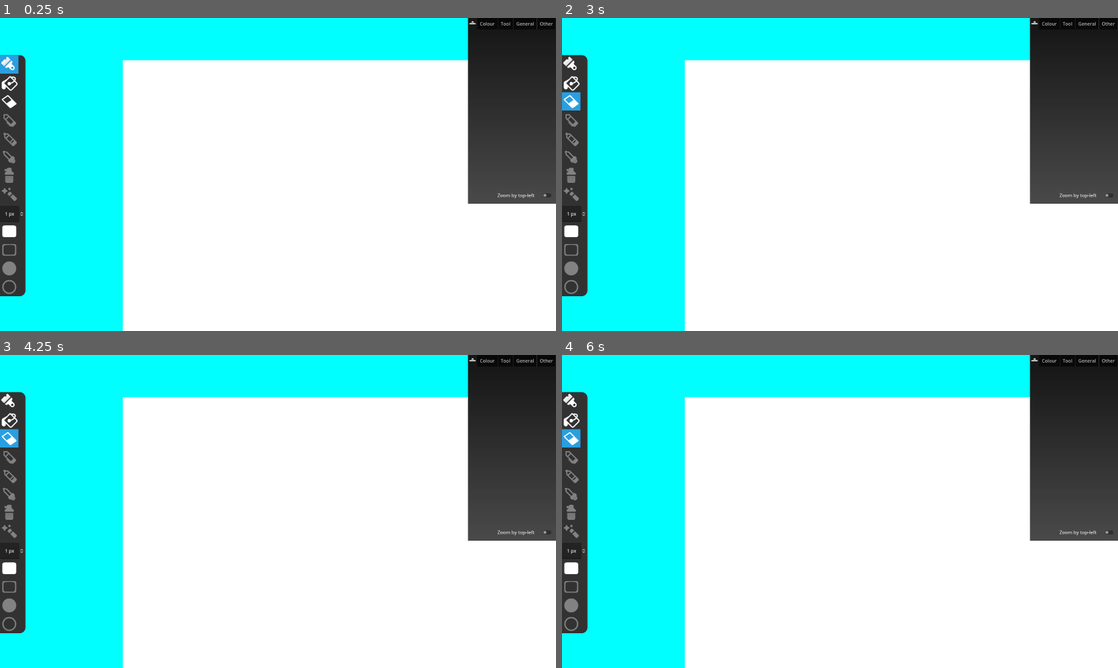
Above: before the commit, frames 1-4 (two rows, left to right).
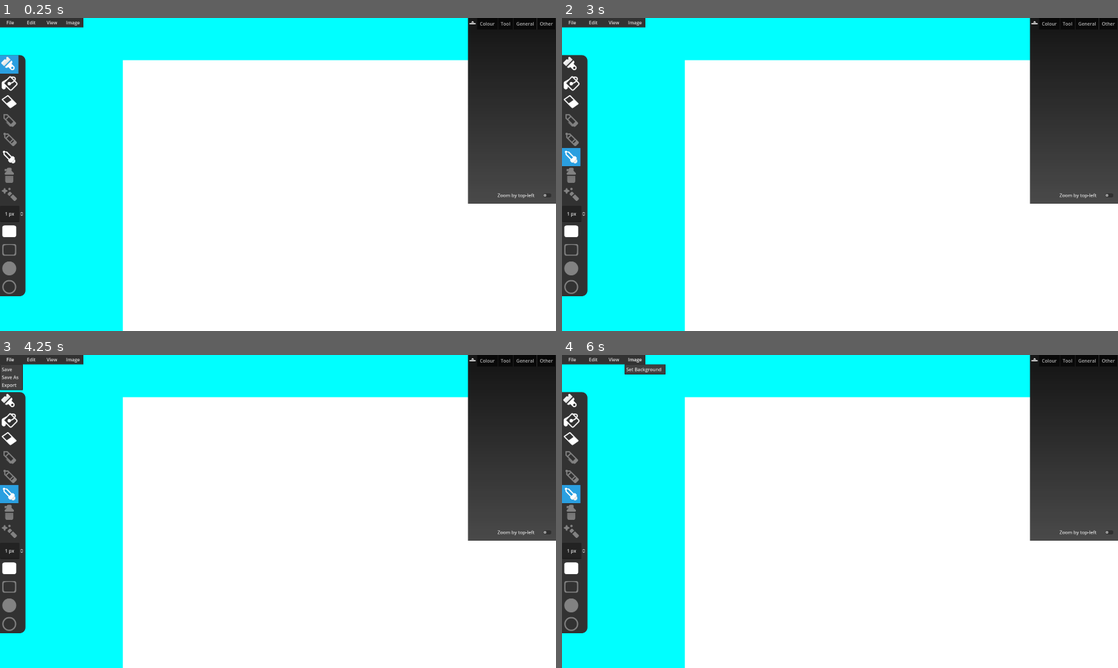
Above: after the commit, the same moments.

Repository: TheSteelCrow/SteelOS
Game: Godot game, scene res://Scenes/Experimental.tscn
Two runs of this game, one before a commit and one after it. Both use one fixed random seed, a clock stepped at 60 frames per second and the inputs below. This scene is started directly instead of the project's main scene.
Inputs (mouse positions are in pixels of both pictures, inside the frame that each line leads up to):
- Up to frame 1 (0.25 s): no input
- Up to frame 2 (3 s): click (573, 64) at 0.5 s; click (573, 83) at 1.25 s; click (573, 102) at 2.02 s; click (573, 155) at 2.77 s
- Up to frame 3 (4.25 s): click (11, 358) at 3.5 s, where only the run after the commit has a clickable "File"
- Up to frame 4 (6 s): click (595, 358) at 4.25 s, where only the run after the commit has a clickable "Edit"; click (612, 358) at 5 s, where only the run after the commit has a clickable "View"; click (634, 358) at 5.75 s, where only the run after the commit has a clickable "Image"

The runs differ from the first frame. In frame 1, 0.5% of the frame differs, in the area x 0-15%, y 0-47%; in frame 2, 0.8%; in frame 3, 1.2%, in the area x 0-15%, y 0-48%; in frame 4, 1.1%.

Commit message:
04 8 24
Continued image painter

Diff:
--- a/Scenes/Experimental.tscn
+++ b/Scenes/Experimental.tscn
@@ -35,6 +35,12 @@
 
 [sub_resource type="StyleBoxEmpty" id="StyleBoxEmpty_varbv"]
 
+[sub_resource type="StyleBoxFlat" id="StyleBoxFlat_1gnot"]
+bg_color = Color(0.195313, 0.195313, 0.195313, 1)
+
+[sub_resource type="StyleBoxFlat" id="StyleBoxFlat_tjdy3"]
+bg_color = Color(0.258824, 0.258824, 0.258824, 1)
+
 [node name="Experimental" type="Control"]
 layout_mode = 3
 anchors_preset = 15
@@ -102,7 +108,7 @@
 offset_bottom = 128.0
 texture_normal = ExtResource("3_q2kxw")
 
-[node name="TextureButton3" type="TextureButton" parent="ImageTesting/Buttons"]
+[node name="Eraser" type="TextureButton" parent="ImageTesting/Buttons"]
 layout_mode = 0
 offset_top = 128.0
 offset_right = 64.0
@@ -125,12 +131,11 @@
 disabled = true
 texture_normal = ExtResource("6_mpwuc")
 
-[node name="TextureButton6" type="TextureButton" parent="ImageTesting/Buttons"]
+[node name="Picker" type="TextureButton" parent="ImageTesting/Buttons"]
 layout_mode = 0
 offset_top = 320.0
 offset_right = 64.0
 offset_bottom = 384.0
-disabled = true
 texture_normal = ExtResource("7_31xox")
 
 [node name="TextureButton7" type="TextureButton" parent="ImageTesting/Buttons"]
@@ -208,10 +213,10 @@
 
 [node name="ColorPicker" type="ColorPicker" parent="ImageTesting/SideWindow/Colour"]
 layout_mode = 0
-offset_left = 48.0
-offset_top = 28.0
-offset_right = 318.0
-offset_bottom = 596.0
+offset_left = 104.0
+offset_top = 56.0
+offset_right = 346.0
+offset_bottom = 624.0
 color = Color(0, 0, 0, 1)
 
 [node name="Tool" type="Control" parent="ImageTesting/SideWindow"]
@@ -265,6 +270,61 @@
 theme_override_styles/focus = SubResource("StyleBoxEmpty_varbv")
 toggle_mode = true
 icon = ExtResource("3_ys8p0")
+
+[node name="Timer" type="Timer" parent="ImageTesting/SideWindow"]
+
+[node name="Panel" type="Panel" parent="ImageTesting"]
+layout_mode = 0
+offset_right = 288.0
+offset_bottom = 32.0
+theme_override_styles/panel = SubResource("StyleBoxFlat_1gnot")
+
+[node name="File" type="MenuButton" parent="ImageTesting/Panel"]
+layout_mode = 0
+offset_right = 72.0
+offset_bottom = 32.0
+theme_override_styles/normal = SubResource("StyleBoxFlat_tjdy3")
+text = "File"
+item_count = 3
+popup/item_0/text = "Save"
+popup/item_0/id = 0
+popup/item_1/text = "Save As"
+popup/item_1/id = 1
+popup/item_2/text = "Export"
+popup/item_2/id = 2
+
+[node name="Edit" type="MenuButton" parent="ImageTesting/Panel"]
+layout_mode = 0
+offset_left = 72.0
+offset_right = 144.0
+offset_bottom = 32.0
+theme_override_styles/normal = SubResource("StyleBoxFlat_tjdy3")
+text = "Edit"
+item_count = 1
+popup/item_0/text = "New"
+popup/item_0/id = 0
+
+[node name="View" type="MenuButton" parent="ImageTesting/Panel"]
+layout_mode = 0
+offset_left = 144.0
+offset_right = 216.0
+offset_bottom = 32.0
+theme_override_styles/normal = SubResource("StyleBoxFlat_tjdy3")
+text = "View"
+item_count = 1
+popup/item_0/text = "Show Grid"
+popup/item_0/id = 0
+
+[node name="Image" type="MenuButton" parent="ImageTesting/Panel"]
+layout_mode = 0
+offset_left = 216.0
+offset_right = 288.0
+offset_bottom = 32.0
+theme_override_styles/normal = SubResource("StyleBoxFlat_tjdy3")
+text = "Image"
+item_count = 1
+popup/item_0/text = "Set Background"
+popup/item_0/id = 0
 
 [connection signal="mouse_entered" from="ImageTesting/ArtCanvas" to="ImageTesting" method="_on_art_canvas_mouse_entered"]
 [connection signal="mouse_exited" from="ImageTesting/ArtCanvas" to="ImageTesting" method="_on_art_canvas_mouse_exited"]
--- a/Scenes/main_ui.tscn
+++ b/Scenes/main_ui.tscn
@@ -1476,10 +1476,10 @@
 
 [node name="ColorPicker" type="ColorPicker" parent="ImagePainterApp"]
 layout_mode = 0
-offset_left = 1864.0
-offset_top = 260.0
-offset_right = 2006.0
-offset_bottom = 828.0
+offset_left = 1912.0
+offset_top = 284.0
+offset_right = 2030.0
+offset_bottom = 852.0
 color = Color(0, 0, 0, 1)
 
 [node name="Tools" type="Panel" parent="ImagePainterApp"]
--- a/Scripts/ImageTesting.gd
+++ b/Scripts/ImageTesting.gd
@@ -25,12 +25,32 @@
 
 var CheckedPixels = []
 
+var FillCooldown
+
+var BackgroundColour = "ffffff"
+
+@onready var Buttons = $Buttons
+@onready var SideWindow = $SideWindow
+
 func Fill(Location, ReplacementColor):
+	if(FillCooldown != null):
+		if(FillCooldown.time_left > 0):
+			print("Cooldown")
+			return
+
+	FillCooldown = Timer.new()
+	add_child(FillCooldown)
+	FillCooldown.one_shot = true
+	#FillCooldown.wait_time = 1
+	FillCooldown.start(1)
+
+	print("No Cooldown")
+
 	CheckedPixels.clear()
 	var ColorToFill = CurrentImage.get_pixel(Location.x, Location.y)
 	if(ColorToFill.to_html() != ReplacementColor.to_html()):
 		CheckNeighbouringPixels(Location, ColorToFill, ReplacementColor)
-		print("Done!")
+		print("Starting")
 		Render()
 	else:
 		print("No can do buckaroo")
@@ -43,6 +63,7 @@
 
 	#Delay to give a satisfying effect and to not crash XD
 	await get_tree().process_frame
+	FillCooldown.start(1)
 
 	#Check the neighbors
 	CheckPixel(Vector2(Location.x + 1, Location.y), ColorToFill, ReplacementColor) # Left
@@ -53,7 +74,10 @@
 	Render()
 
 func CheckPixel(Location, ColorToFill, ReplacementColor):
+
+
 	if(CurrentImage.get_pixel(Location.x, Location.y) == ColorToFill and Location not in CheckedPixels):
+		CheckedPixels.append(Location)
 		CurrentImage.set_pixel(Location.x, Location.y, ReplacementColor)
 		CheckNeighbouringPixels(Location, ColorToFill, ReplacementColor)
 
@@ -110,10 +134,19 @@
 	var MouseButton1Down = Input.is_mouse_button_pressed(1)
 	MousePosition = get_viewport().get_mouse_position()
 
-	if(MouseButton1Down and MouseOnCanvas and SelectedTool == "Brush"):
-		var LocationToPaint = ConvertToCanvasSpace()
-		PaintLocation(LocationToPaint.x, LocationToPaint.y, SelectedColor)
-		Render()
+	if(MouseButton1Down and MouseOnCanvas):
+		if(SelectedTool == "Brush"):
+			var LocationToPaint = ConvertToCanvasSpace()
+			PaintLocation(LocationToPaint.x, LocationToPaint.y, SelectedColor)
+			Render()
+		if(SelectedTool == "Eraser"):
+			var LocationToPaint = ConvertToCanvasSpace()
+			PaintLocation(LocationToPaint.x, LocationToPaint.y, BackgroundColour)
+			Render()
+		elif(SelectedTool == "Picker"):
+			var LocationToPaint = ConvertToCanvasSpace()
+			SelectedColor = CurrentImage.get_pixel(LocationToPaint.x, LocationToPaint.y)
+			SideWindow.Pages[0].get_node("ColorPicker").color = SelectedColor
 
 	if(MoveCanvas):
 		ArtCanvas.position = MousePosition + MouseOffsetFromCanvas
Not shown: 1 places in Scenes/Experimental.tscn that only renumber resources
